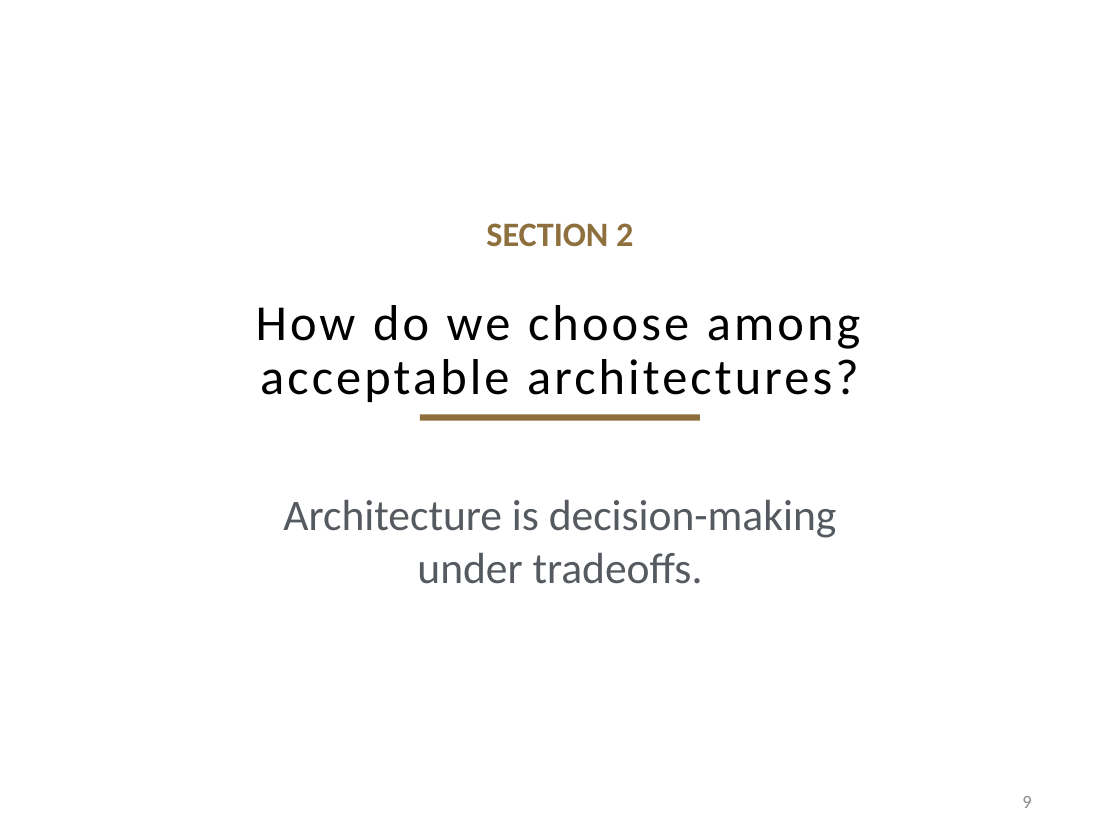
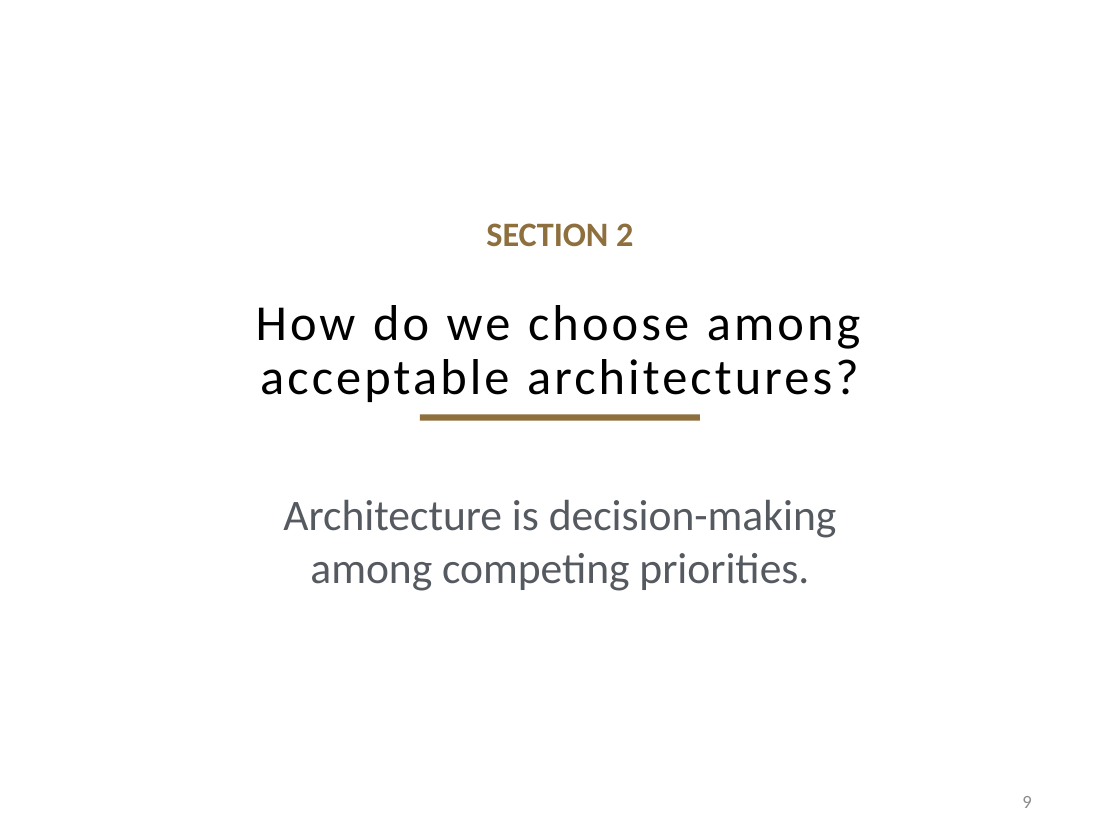
Before and after one commit to davisjam/model-based-agentic-software-engineering, a slide deck: slide 9 of course/lectures/act-1-foundations/06-architecture/1-6-Architecture.pptx. Drawn at 1120x840 pixels with LibreOffice and Linux fonts; fonts in the diff are those of the drawing; background and template pictures are left out. Boxes give left, top, right and bottom in pixels: in the first picture for what was removed or moved away, otherwise in the second. Text is boxed around its words. In the diff, an @@ line names an element or a change of style, - is before the commit and + after.

```diff
--- a/course/lectures/act-1-foundations/06-architecture/1-6-Architecture.pptx
+++ b/course/lectures/act-1-foundations/06-architecture/1-6-Architecture.pptx
@@ text at [283, 499, 837, 591]: text changed @@
-Architecture is decision-making
-under tradeoffs.
+Architecture is decision-making
+among competing priorities.
```
Also in this commit, not shown: 9 other slides changed, 1 other file.
